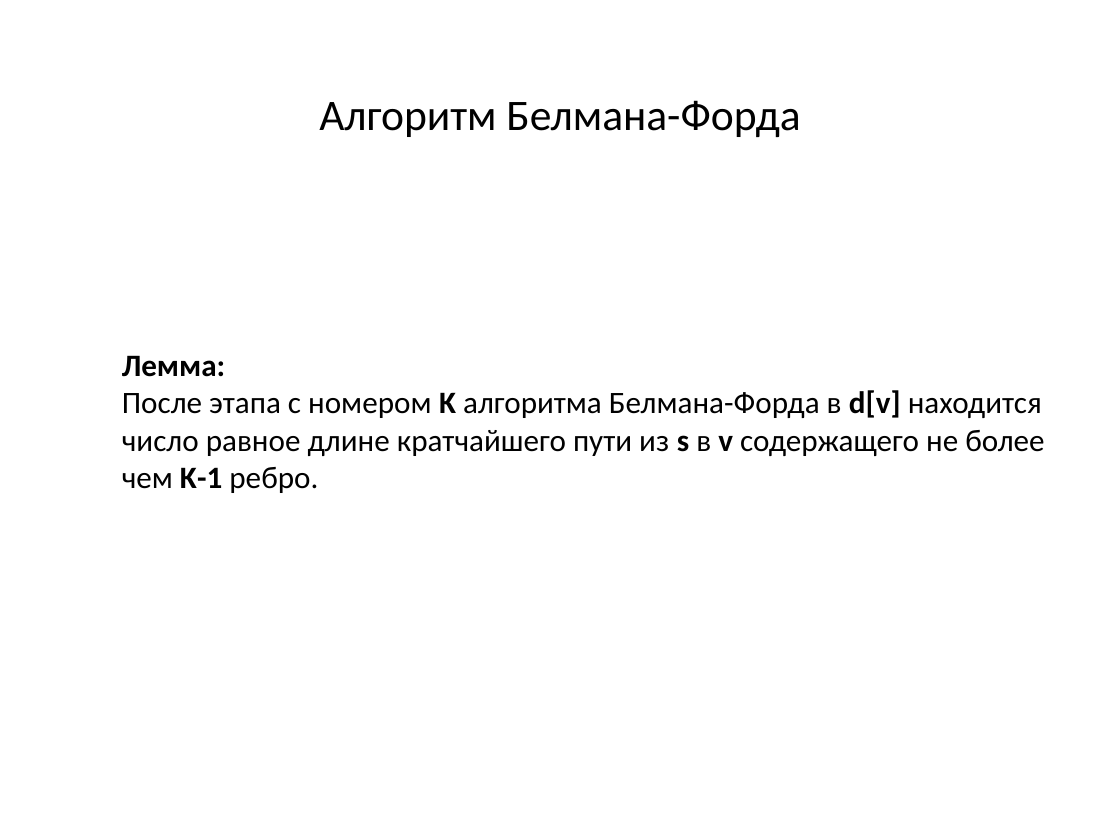
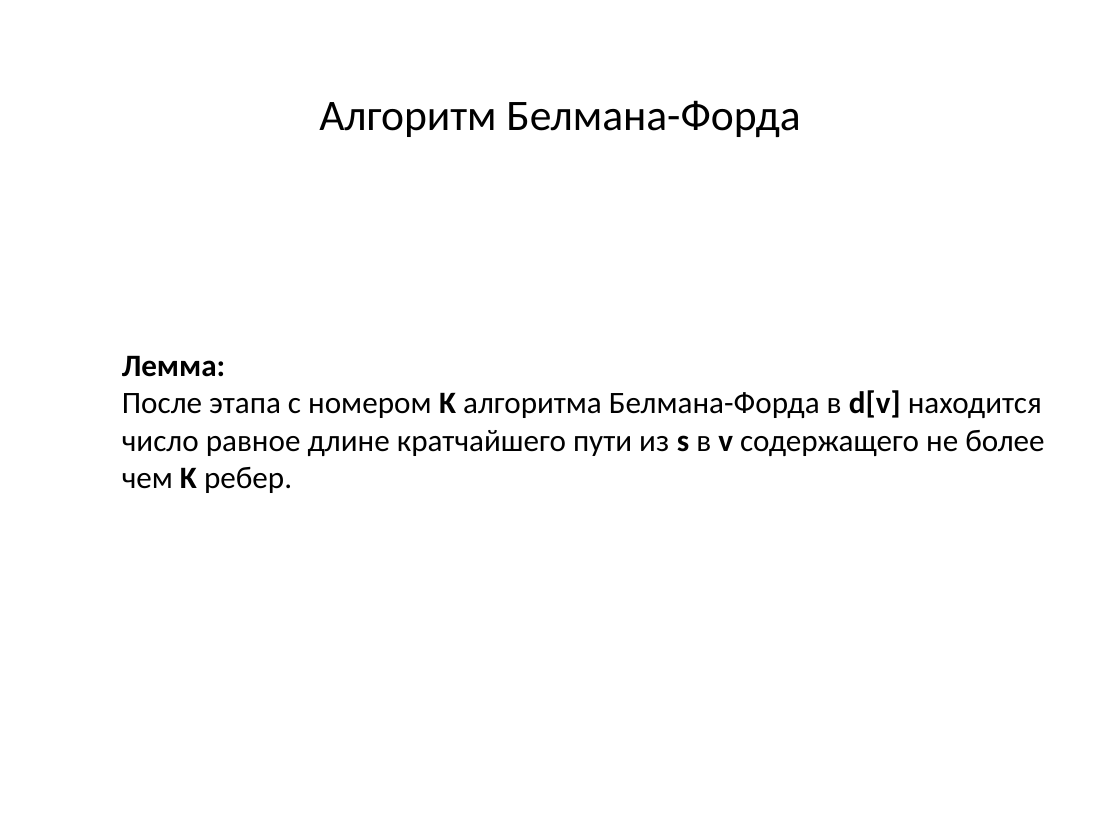
Before and after one commit to SteinbergOB/ANG, a slide deck: slide 70 of Презентации/Лекция 3.pptx (slide 65 before the commit). Drawn at 1120x840 pixels with LibreOffice and Linux fonts; fonts in the diff are those of the drawing. Boxes give left, top, right and bottom in pixels: in the first picture for what was removed or moved away, otherwise in the second. Text is boxed around its words. In the diff, an @@ line names an element or a change of style, - is before the commit and + after.

```diff
--- a/Презентации/Лекция 3.pptx
+++ b/Презентации/Лекция 3.pptx
@@ text at [122, 390, 1044, 493]: text changed @@
-После этапа с номером K алгоритма Белмана-Форда в d[v] находится число равное длине кратчайшего пути из s в v содержащего не более чем K-1 ребро.
+После этапа с номером K алгоритма Белмана-Форда в d[v] находится число равное длине кратчайшего пути из s в v содержащего не более чем K ребер.
```
Also in this commit, not shown: 35 other slides changed, 14 slides added, 5 slides removed, 2 other files.
